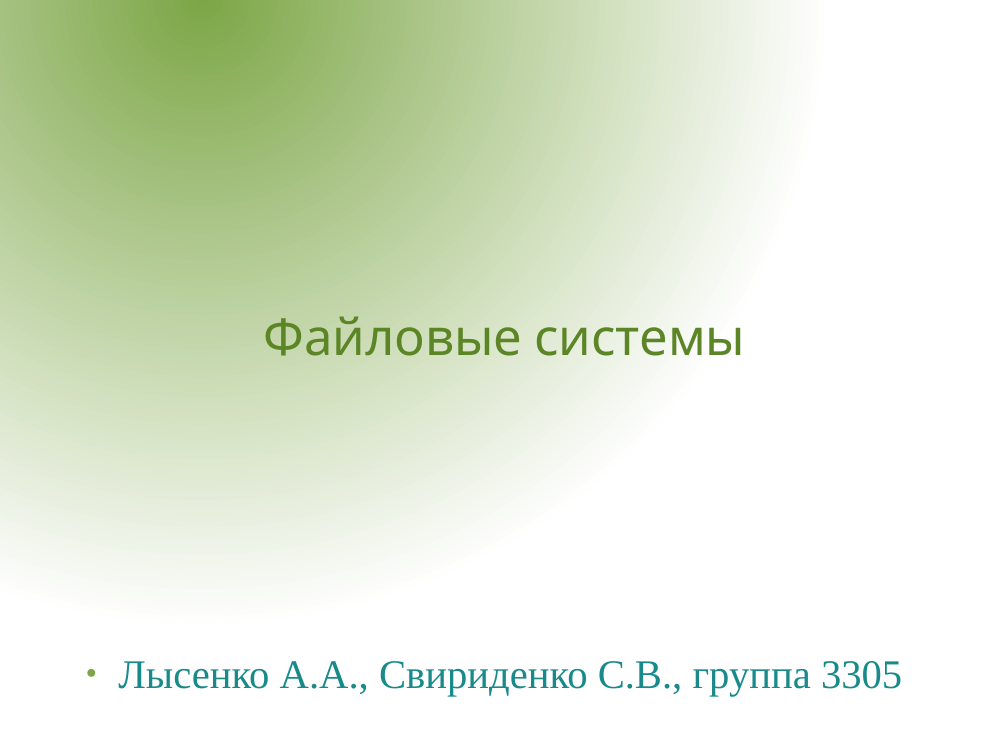
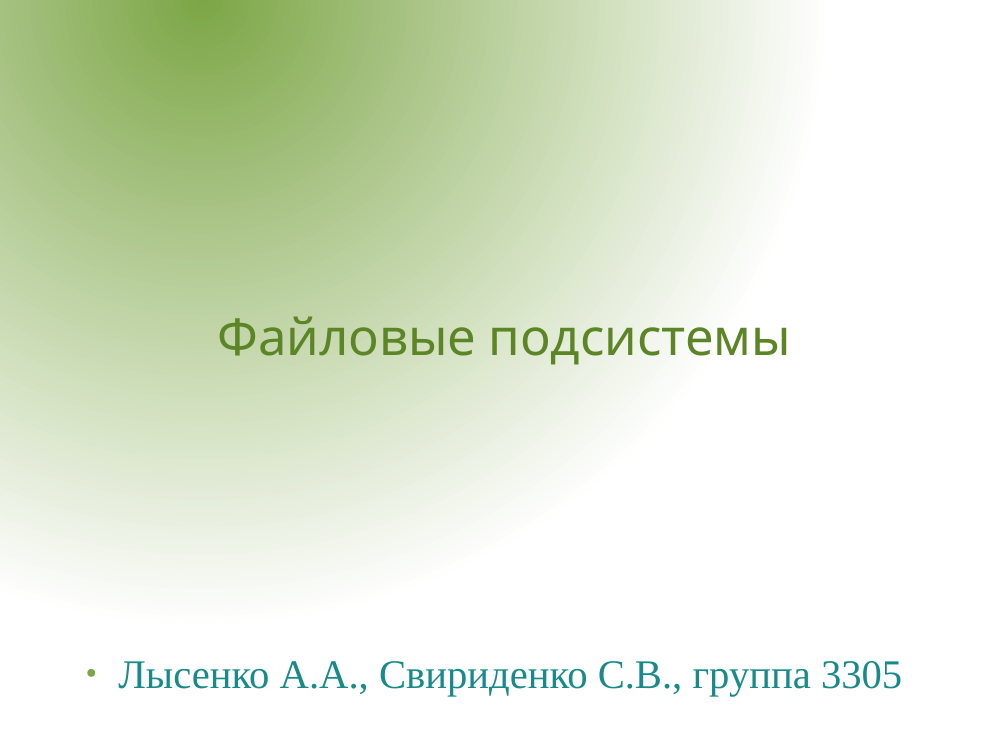
Before and after one commit to aeremenok/a-team-777, a slide deck: slide 1 of 9/st/presentations/file_sybsystem/fs.odp. Drawn at 1008x756 pixels with LibreOffice and Linux fonts; fonts in the diff are those of the drawing; background and template pictures are left out. Boxes give left, top, right and bottom in pixels: in the first picture for what was removed or moved away, otherwise in the second. Text is boxed around its words. In the diff, an @@ line names an element or a change of style, - is before the commit and + after.

```diff
--- a/9/st/presentations/file_sybsystem/fs.odp
+++ b/9/st/presentations/file_sybsystem/fs.odp
@@ title at (x1=217, y1=316, x2=792, y2=365): text changed @@
-Файловые системы
+Файловые подсистемы
```
Also in this commit, not shown: 3 other slides changed, 1 slide added.
